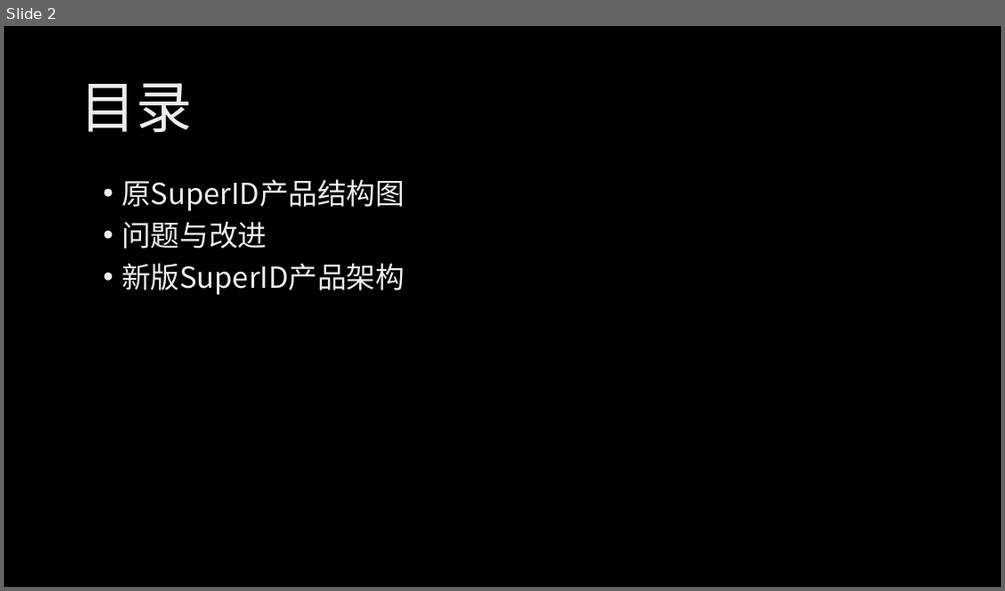
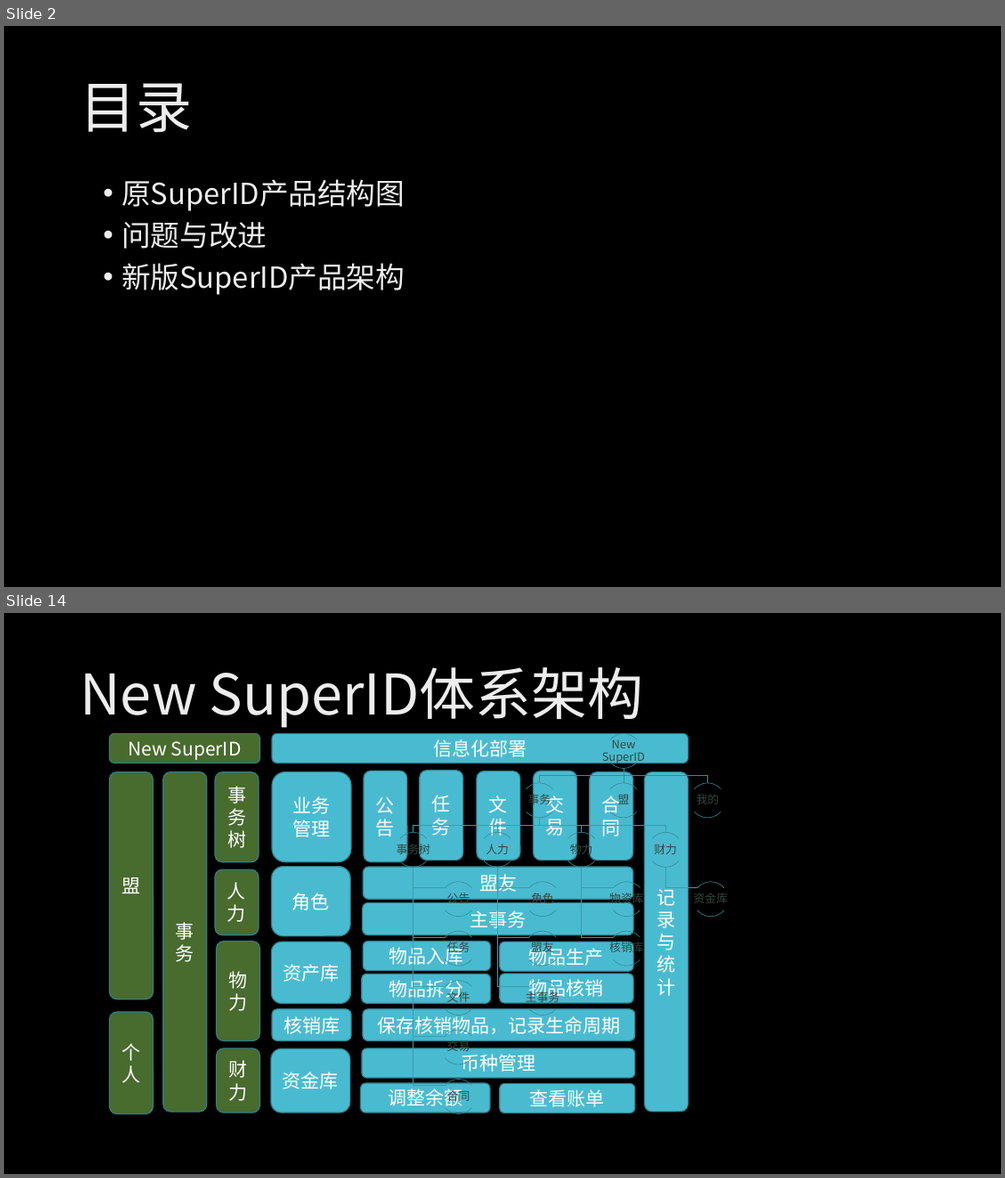
Before and after one commit to xmc1993/simu, a slide deck: Superid 改版路线图.pptx. Shown one above the other, each under a label of ours: slide 2 before the commit, slides 2 and 14 after it; the slides between them are not shown. The pictures are 1005x591 and 1005x1178 pixels, drawn with LibreOffice and Linux fonts; fonts in the diff are those of the drawing; background and template pictures are left out. Boxes give left, top, right and bottom in pixels: in the first picture for what was removed or moved away, otherwise in the second. Text is boxed around its words. In the diff, an @@ line names an element or a change of style, - is before the commit and + after.

Commit message:
增加基础业务支持部分

```diff
--- a/Superid 改版路线图.pptx
+++ b/Superid 改版路线图.pptx
@@ slide 14 added at (x1=4, y1=613, x2=1001, y2=1174), background picture (left out) @@
@@ title added at (x1=80, y1=667, x2=644, y2=728), 54 pt, text gradient #BFBFBF to #EDEDED to #FFFFFF @@
+New SuperID体系架构
@@ rounded rectangle added at (x1=109, y1=733, x2=259, y2=763), fill #486B2E, outline #30818C 1 pt, 18 pt, text #FFFFFF @@
+New SuperID
@@ rounded rectangle added at (x1=272, y1=733, x2=688, y2=763), fill #49BBD1, outline #30818C 1 pt, 18 pt, text #FFFFFF @@
+信息化部署
@@ rounded rectangle added at (x1=109, y1=772, x2=153, y2=999), fill #486B2E, outline #30818C 1 pt, 18 pt, text #FFFFFF @@
+盟
@@ rounded rectangle added at (x1=163, y1=772, x2=207, y2=1111), fill #486B2E, outline #30818C 1 pt, 18 pt, text #FFFFFF @@
+事务
@@ rounded rectangle added at (x1=215, y1=772, x2=259, y2=862), fill #486B2E, outline #30818C 1 pt, 18 pt, text #FFFFFF @@
+事务树
@@ rounded rectangle added at (x1=272, y1=772, x2=351, y2=862), fill #49BBD1, outline #30818C 1 pt, 18 pt, text #FFFFFF @@
+业务
+管理
@@ rounded rectangle added at (x1=364, y1=771, x2=407, y2=862), fill #49BBD1, outline #30818C 1 pt, 18 pt, text #FFFFFF @@
+公告
@@ rounded rectangle added at (x1=420, y1=770, x2=463, y2=860), fill #49BBD1, outline #30818C 1 pt, 18 pt, text #FFFFFF @@
+任务
@@ rounded rectangle added at (x1=477, y1=771, x2=520, y2=860), fill #49BBD1, outline #30818C 1 pt, 18 pt, text #FFFFFF @@
+文件
@@ rounded rectangle added at (x1=534, y1=771, x2=577, y2=860), fill #49BBD1, outline #30818C 1 pt, 18 pt, text #FFFFFF @@
+交易
@@ rounded rectangle added at (x1=590, y1=772, x2=633, y2=860), fill #49BBD1, outline #30818C 1 pt, 18 pt, text #FFFFFF @@
+合同
@@ rounded rectangle added at (x1=645, y1=772, x2=688, y2=1111), fill #49BBD1, outline #30818C 1 pt, 18 pt, text #FFFFFF @@
+记录与统计
@@ group added at (x1=396, y1=733, x2=728, y2=1113): 38 arc (boxed as its full ellipse)s, 19 texts, 18 freeform shapes @@
+New SuperID
+事务
+事务树
+公告
+任务
+文件
+交易
+合同
+人力
+角色
+盟友
+主事务
+物力
+物资库
+核销库
+财力
+资金库
+盟
+我的
@@ rounded rectangle added at (x1=215, y1=869, x2=259, y2=935), fill #486B2E, outline #30818C 1 pt, 18 pt, text #FFFFFF @@
+人力
@@ rounded rectangle added at (x1=272, y1=867, x2=350, y2=936), fill #49BBD1, outline #30818C 1 pt, 18 pt, text #FFFFFF @@
+角色
@@ rounded rectangle added at (x1=363, y1=867, x2=633, y2=899), fill #49BBD1, outline #30818C 1 pt, 18 pt, text #FFFFFF @@
+盟友
@@ rounded rectangle added at (x1=362, y1=902, x2=633, y2=934), fill #49BBD1, outline #30818C 1 pt, 18 pt, text #FFFFFF @@
+主事务
@@ rounded rectangle added at (x1=217, y1=941, x2=259, y2=1041), fill #486B2E, outline #30818C 1 pt, 18 pt, text #FFFFFF @@
+物力
@@ rounded rectangle added at (x1=272, y1=942, x2=351, y2=1004), fill #49BBD1, outline #30818C 1 pt, 18 pt, text #FFFFFF @@
+资产库
@@ rounded rectangle added at (x1=363, y1=941, x2=490, y2=971), fill #49BBD1, outline #30818C 1 pt, 18 pt, text #FFFFFF @@
+物品入库
@@ rounded rectangle added at (x1=500, y1=942, x2=633, y2=971), fill #49BBD1, outline #30818C 1 pt, 18 pt, text #FFFFFF @@
+物品生产
@@ rounded rectangle added at (x1=362, y1=973, x2=490, y2=1003), fill #49BBD1, outline #30818C 1 pt, 18 pt, text #FFFFFF @@
+物品拆分
@@ rounded rectangle added at (x1=500, y1=973, x2=633, y2=1003), fill #49BBD1, outline #30818C 1 pt, 18 pt, text #FFFFFF @@
+物品核销
@@ rounded rectangle added at (x1=109, y1=1012, x2=153, y2=1113), fill #486B2E, outline #30818C 1 pt, 18 pt, text #FFFFFF @@
+个人
@@ rounded rectangle added at (x1=272, y1=1009, x2=351, y2=1041), fill #49BBD1, outline #30818C 1 pt, 18 pt, text #FFFFFF @@
+核销库
@@ rounded rectangle added at (x1=363, y1=1009, x2=635, y2=1041), fill #49BBD1, outline #30818C 1 pt, 18 pt, text #FFFFFF @@
+保存核销物品，记录生命周期
@@ rounded rectangle added at (x1=217, y1=1048, x2=259, y2=1112), fill #486B2E, outline #30818C 1 pt, 18 pt, text #FFFFFF @@
+财力
@@ rounded rectangle added at (x1=271, y1=1048, x2=350, y2=1112), fill #49BBD1, outline #30818C 1 pt, 18 pt, text #FFFFFF @@
+资金库
@@ rounded rectangle added at (x1=362, y1=1048, x2=635, y2=1078), fill #49BBD1, outline #30818C 1 pt, 18 pt, text #FFFFFF @@
+币种管理
@@ rounded rectangle added at (x1=361, y1=1083, x2=490, y2=1112), fill #49BBD1, outline #30818C 1 pt, 18 pt, text #FFFFFF @@
+调整余额
@@ rounded rectangle added at (x1=500, y1=1083, x2=635, y2=1112), fill #49BBD1, outline #30818C 1 pt, 18 pt, text #FFFFFF @@
+查看账单
```
Also in this commit, not shown: 1 slide changed, 9 other slides added.
